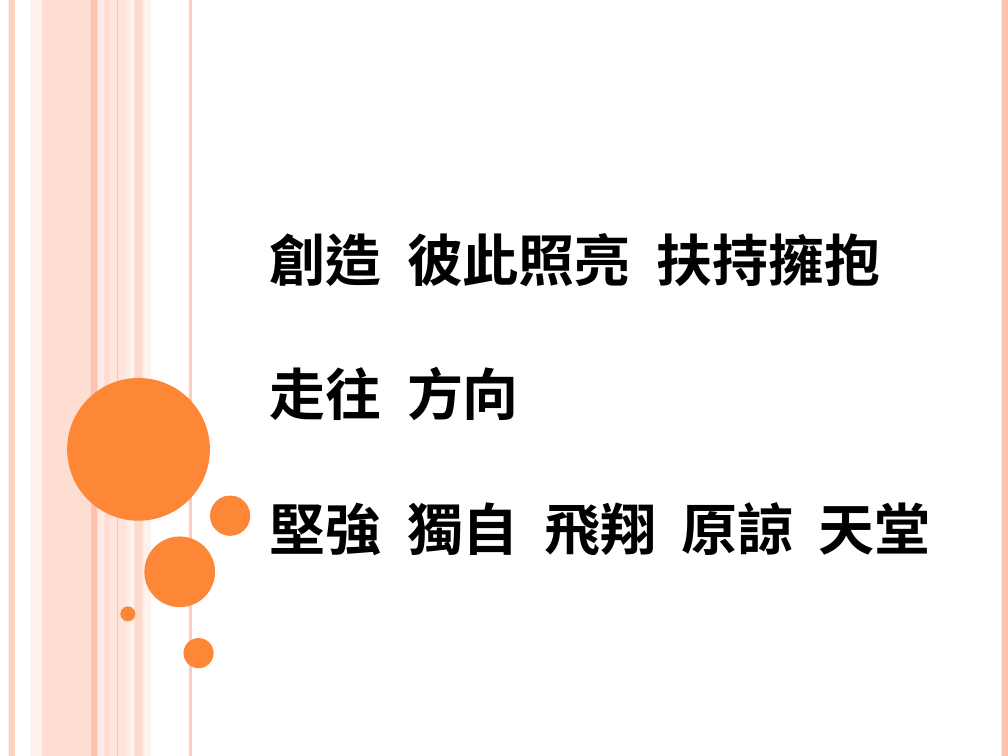
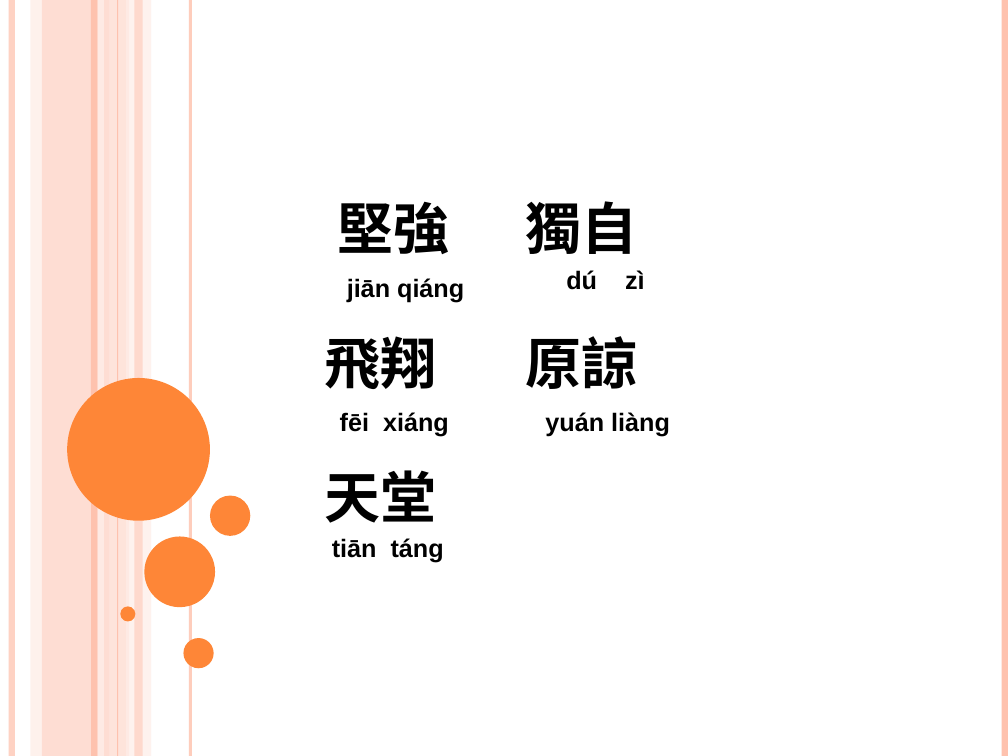
Before and after one commit to batisuoc/free-school-class, a slide deck: slide 3 of chinese/我們愛（讓世界不一樣）.pptx. Drawn at 1008x756 pixels with LibreOffice and Linux fonts; fonts in the diff are those of the drawing; background and template pictures are left out. Boxes give left, top, right and bottom in pixels: in the first picture for what was removed or moved away, otherwise in the second. Text is boxed around its words. In the diff, an @@ line names an element or a change of style, - is before the commit and + after.

```diff
--- a/chinese/我們愛（讓世界不一樣）.pptx
+++ b/chinese/我們愛（讓世界不一樣）.pptx
@@ text at (325, 201, 638, 389): text changed @@
-創造 彼此照亮 扶持擁抱
-走往 方向
-堅強 獨自 飛翔 原諒 天堂
+堅強 獨自
+飛翔 原諒
+天堂
@@ text added at (347, 278, 464, 303), 18 pt, text #000000, bold @@
+jiān qiáng
@@ text added at (566, 270, 645, 290), 18 pt, text #000000, bold @@
+dú zì
@@ text added at (340, 412, 449, 437), 18 pt, text #000000, bold @@
+fēi xiáng
@@ text added at (545, 412, 670, 437), 18 pt, text #000000, bold @@
+yuán liàng
@@ text added at (332, 538, 444, 563), 18 pt, text #000000, bold @@
+tiān táng
```
Also in this commit, not shown: 5 other slides changed.
